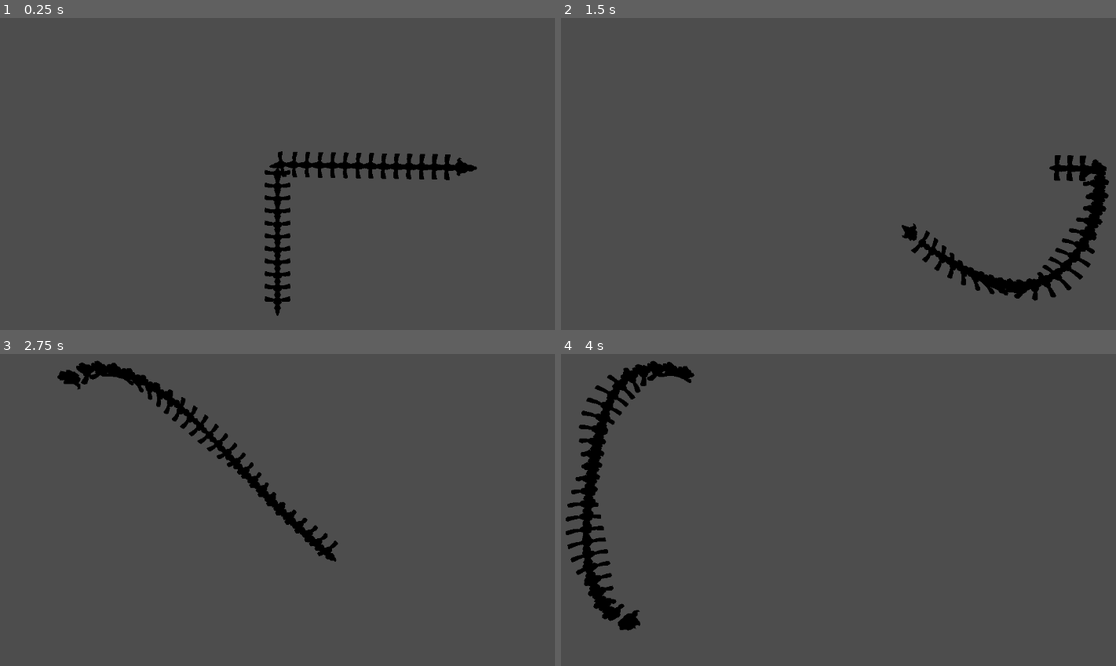
Above: before the commit, frames 1-4 (two rows, left to right).
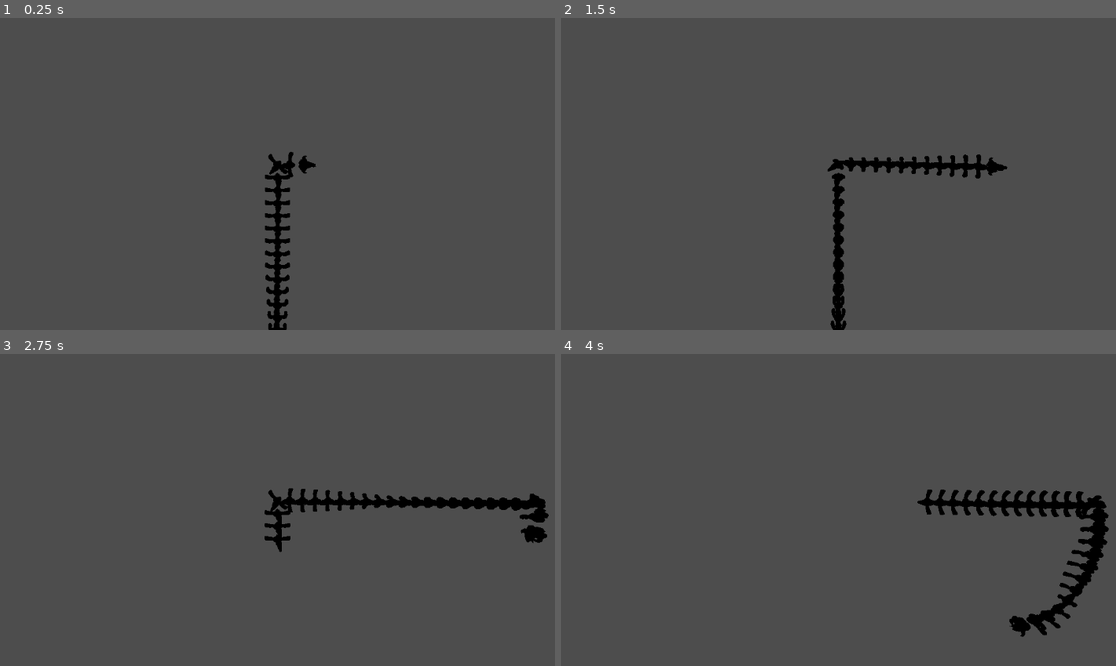
Above: after the commit, the same moments.

Repository: PlayerLegend/pinkamena-diane-daggers
Game: Godot game, scene res://Centipede/Centipede1/Test.tscn
Same seed, same stepped clock (60 frames per second), same inputs: the game is played once before the commit and once after it. This scene is started directly instead of the project's main scene.
Inputs (mouse positions are in pixels of both pictures, inside the frame that each line leads up to):
- Up to frame 1 (0.25 s): no input
- Up to frame 2 (1.5 s): tap Enter at 0.5 s; move the mouse to (977, 136) at 0.52 s; tap Shift at 0.6 s; click (977, 136) at 0.67 s; drag from (710, 170) to (805, 223) at 1.27 s
- Up to frame 3 (2.75 s): move the mouse to (338, 413) at 2.02 s; tap Alt at 2.1 s; click (338, 413) at 2.17 s
- Up to frame 4 (4 s): drag from (805, 559) to (649, 438) at 2.77 s; move the mouse to (1027, 544) at 3.52 s; tap Ctrl at 3.6 s; click (1027, 544) at 3.67 s

The runs differ from the first frame. In frame 1, 2.6% of the frame differs, in the area x 47-86%, y 42-100%; in frame 2, 4.8%; in frame 3, 4.5%; in frame 4, 6.3%, in the area x 0-99%, y 2-91%.

Commit message:
Working centipede

Diff:
--- a/Centipede/Centipede1/Centipede1.tscn
+++ b/Centipede/Centipede1/Centipede1.tscn
@@ -1,13 +1,13 @@
 [gd_scene format=3 uid="uid://bp6b5mb741712"]
 
 [ext_resource type="Script" uid="uid://bqjob566f118q" path="res://Centipede/centipede.gd" id="1_d47sy"]
-[ext_resource type="PackedScene" uid="uid://gdu272b5ojbt" path="res://Centipede/Centipede1/CentipedeSegment.glb" id="2_3xjod"]
+[ext_resource type="PackedScene" uid="uid://cqbeyffithmai" path="res://Centipede/Centipede1/CentipedeSegment.tscn" id="2_eqail"]
 [ext_resource type="PackedScene" uid="uid://uxq2q1xp0n8t" path="res://Centipede/Centipede1/CentipedeHead.glb" id="4_l7lnl"]
 
 [node name="Centipede1" type="Node3D" unique_id=2121063774 node_paths=PackedStringArray("head")]
 script = ExtResource("1_d47sy")
 head = NodePath("CentipedeHead")
-segment_scene = ExtResource("2_3xjod")
+segment_scene = ExtResource("2_eqail")
 metadata/_custom_type_script = "uid://bqjob566f118q"
 
 [node name="CentipedeHead" parent="." unique_id=1285869696 instance=ExtResource("4_l7lnl")]
--- /dev/null
+++ b/Centipede/Centipede1/CentipedeSegment.tscn
@@ -0,0 +1,21 @@
+[gd_scene format=3 uid="uid://cqbeyffithmai"]
+
+[ext_resource type="Script" uid="uid://c1jk68nrlklb3" path="res://Centipede/Centipede1/centipede_segment.gd" id="1_0y84i"]
+[ext_resource type="PackedScene" uid="uid://gdu272b5ojbt" path="res://Centipede/Centipede1/CentipedeSegment.glb" id="1_cxmlo"]
+
+[node name="CentipedeSegment" type="Node3D" unique_id=354045149]
+script = ExtResource("1_0y84i")
+
+[node name="CentipedeSegment" parent="." unique_id=1124305234 instance=ExtResource("1_cxmlo")]
+
+[node name="Skeleton3D" parent="CentipedeSegment/Armature" parent_id_path=PackedInt32Array(1124305234, 881690174) index="0" unique_id=1702178253]
+bones/1/rotation = Quaternion(0.6004571, 0.3734318, -0.37343147, 0.6004573)
+bones/2/rotation = Quaternion(-3.2193967e-08, 1.1506905e-08, -0.030867966, 0.9995235)
+bones/3/rotation = Quaternion(9.063161e-09, 6.491533e-08, -0.18566886, 0.9826124)
+bones/4/rotation = Quaternion(0.6004572, -0.37343165, 0.37343168, 0.6004572)
+bones/5/rotation = Quaternion(2.4463933e-08, -1.3256656e-08, 0.030868, 0.99952346)
+bones/6/rotation = Quaternion(9.063182e-09, -6.4915355e-08, 0.18566889, 0.9826124)
+bones/7/rotation = Quaternion(-0.0006221645, -3.781629e-05, 0.060664218, 0.99815804)
+bones/8/rotation = Quaternion(-0.094744645, 0.012114687, -0.12464595, 0.9875931)
+
+[editable path="CentipedeSegment"]
--- a/Centipede/Centipede1/Test.tscn
+++ b/Centipede/Centipede1/Test.tscn
@@ -10,7 +10,6 @@
 script = ExtResource("1_occ7t")
 
 [node name="Centipede1" parent="." unique_id=2121063774 instance=ExtResource("1_afl15")]
-segment_spacing = 0.5
 
 [node name="Camera3D" type="Camera3D" parent="Centipede1" unique_id=1808318465]
 transform = Transform3D(1, 0, 0, 0, -4.371139e-08, 1, 0, -1, -4.371139e-08, 0, 9.024986, -0.40447187)
--- /dev/null
+++ b/Centipede/Centipede1/centipede_segment.gd
@@ -0,0 +1,19 @@
+extends Node
+
+@export var time_seek_node_name: String = "TimeSeek"
+@export var animation_node_name: String = "staggered"
+@export var animation_offset: float = 0.05
+@export var animation_speed: float = 4.0
+@onready var animation_player: AnimationPlayer = $CentipedeSegment/AnimationPlayer
+
+func _set_offset():
+    var anim := animation_player.get_animation("staggered")
+
+    animation_player.play("staggered")
+    animation_player.seek(-animation_offset * get_index())
+    animation_player.speed_scale = animation_speed / anim.length
+    #animation_player.play()
+
+func _ready():
+    #pass
+    _set_offset.call_deferred()
--- a/Centipede/centipede.gd
+++ b/Centipede/centipede.gd
@@ -7,11 +7,7 @@
 @export var segment_spacing := 0.5
 @export var follow_speed := 4.0
 
-# Each point is the target transform at that moment (position + orientation,
-# so roll is carried along the path). Newest first; _path[0] is the target.
 var _path: Array[Transform3D] = []
-# How far back along the path the head currently is. Setting a new target
-# lengthens the path, which pushes this up; it then eases back to 0.
 var _head_dist := 0.0
 var _segments: Array[Node3D] = []
 
@@ -33,10 +29,9 @@
 
 
 func _process(delta: float) -> void:
-    _head_dist *= exp(-follow_speed * delta)
+    _head_dist = maxf(_head_dist - follow_speed * delta, 0.0)
     var half := segment_spacing * 0.5
 
-    # Drive the head node from the path (so it lags/eases like the body).
     var h := _sample(_head_dist)
     var h_dir := _sample(_head_dist - half).origin - _sample(_head_dist + half).origin
     var h_basis := h.basis
@@ -51,9 +46,6 @@
     for i in _segments.size():
         var d := _head_dist + (i + 1) * segment_spacing
         var here := _sample(d)
-        # Facing = direction of the path through this segment, measured over
-        # a window one spacing wide, so corners are blended automatically.
-        # Roll = the interpolated orientation stored in the path.
         var dir := _sample(d - half).origin - _sample(d + half).origin
         var s := _segments[i]
         var new_basis := s.global_basis.orthonormalized()
@@ -69,17 +61,14 @@
 func _extend_path(t: Transform3D) -> void:
     var step := segment_spacing * 0.25
     if _path.is_empty():
-        # Start with the body trailing straight out behind the target.
         for i in segment_count * 4 + 4:
             _path.append(Transform3D(t.basis, t.origin + t.basis.z * step * i))
         _head_dist = 0.0
         return
     if t.origin.distance_to(_path[1].origin) >= step:
-        # Moved far enough: keep the old end as a real point, add the new one.
         _head_dist += t.origin.distance_to(_path[0].origin)
         _path.push_front(t)
     else:
-        # Small move: just drag the end point.
         _head_dist += t.origin.distance_to(_path[1].origin) - _path[0].origin.distance_to(_path[1].origin)
         _path[0] = t
     _head_dist = maxf(_head_dist, 0.0)
@@ -96,7 +85,6 @@
             return
 
 
-# Interpolated path transform `dist` units back from the target.
 func _sample(dist: float) -> Transform3D:
     dist = maxf(dist, 0.0)
     var prev := _path[0]
Binary file changed: Centipede/Centipede1/CentipedeSegment.glb
Not shown, added: Centipede/Centipede1/centipede_segment.gd.uid
Not shown, changed: Centipede/Centipede1/CentipedeSegment.blend
